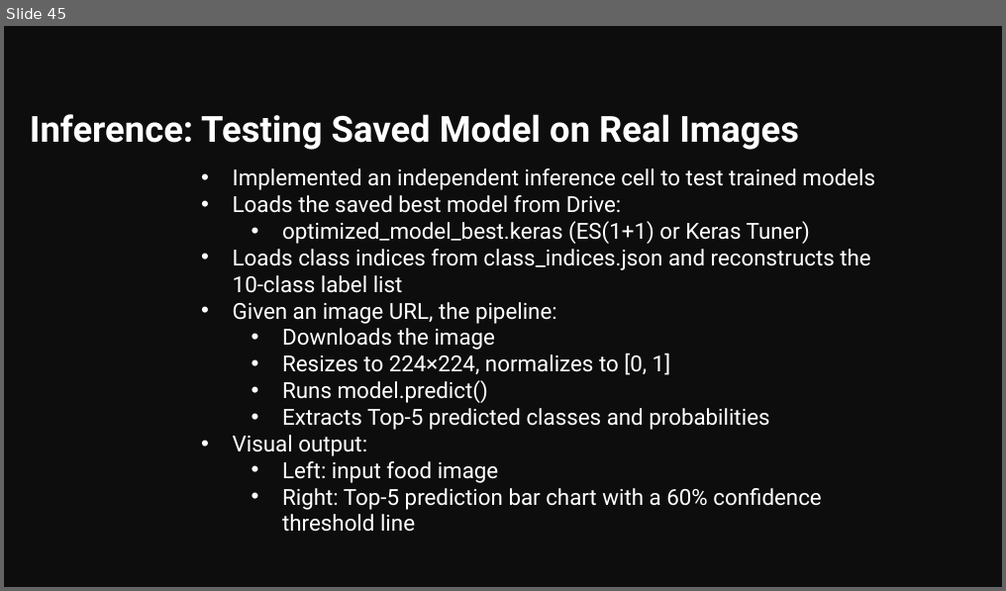
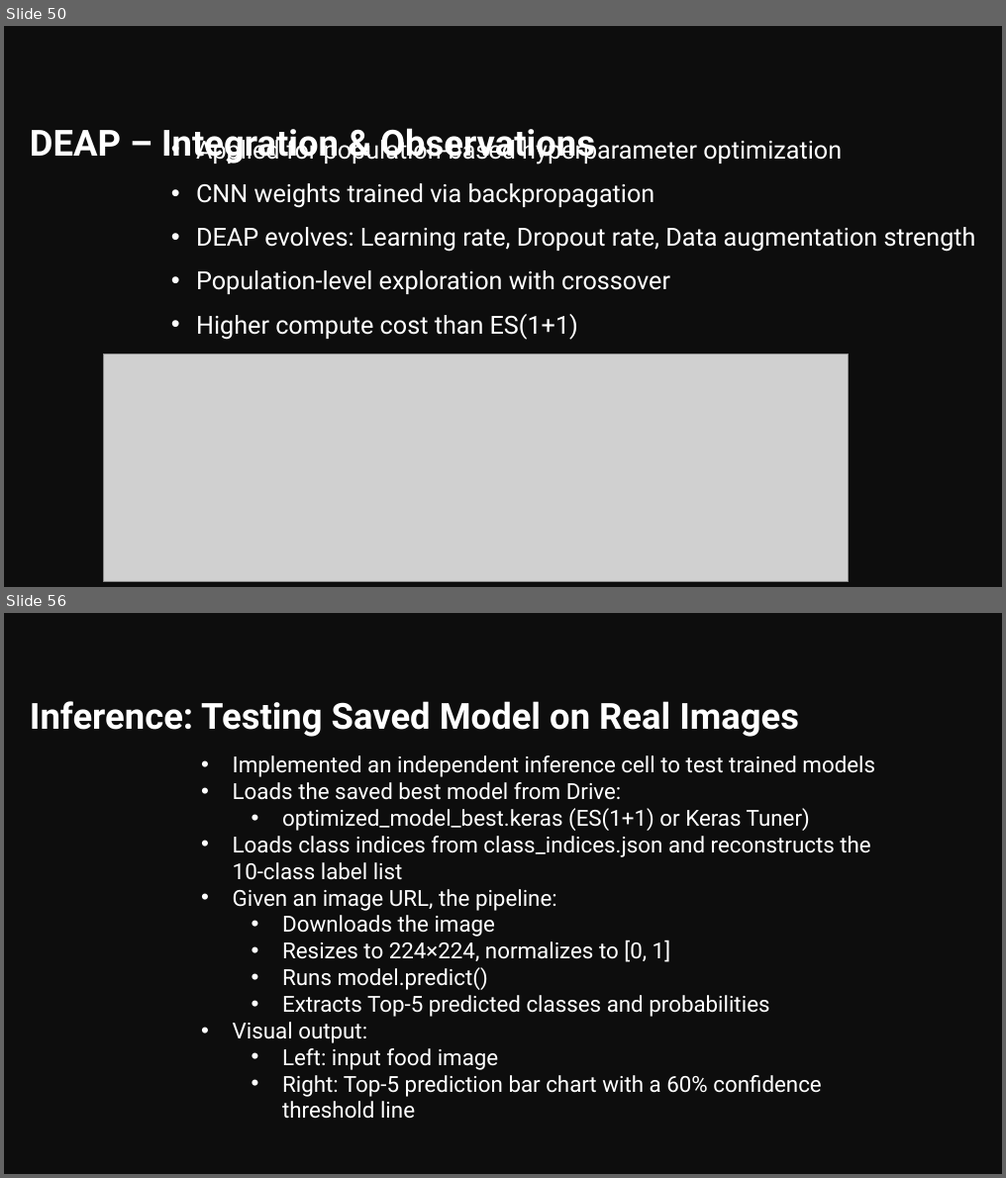
Before and after one commit to HAR5HA-7663/MCS-5993-Evolutionary-Computation-and-Deep-Learning, a slide deck: Term-project_Deep_Food_image_classifier/Deep Food Image Classifier [mid-update].pptx. Shown one above the other, each under a label of ours: slide 45 before the commit, slides 50 and 56 after it; the slides between them are not shown. The pictures are 1006x591 and 1006x1178 pixels, drawn with LibreOffice and Linux fonts; fonts in the diff are those of the drawing; grey boxes stand for pictures. Boxes give left, top, right and bottom in pixels: in the first picture for what was removed or moved away, otherwise in the second. Text is boxed around its words. In the diff, an @@ line names an element or a change of style, - is before the commit and + after.

Commit message:
Update Deep Food Image Classifier presentation with latest changes

```diff
--- a/Term-project_Deep_Food_image_classifier/Deep Food Image Classifier [mid-update].pptx
+++ b/Term-project_Deep_Food_image_classifier/Deep Food Image Classifier [mid-update].pptx
@@ slide 50 added at [4, 26, 1002, 587], background #0D0D0D @@
@@ title added at [30, 128, 595, 165], 26 pt, text #FFFFFF, bold @@
+DEAP – Integration & Observations
@@ subtitle added at [196, 136, 976, 384], 18 pt, text #FFFFFF @@
+• Applied for population-based hyperparameter optimization
+• CNN weights trained via backpropagation
+• DEAP evolves: Learning rate, Dropout rate, Data augmentation strength
+• Population-level exploration with crossover
+• Higher compute cost than ES(1+1)
+• Enables comparison with ES and CMA-ES
@@ picture added at [104, 355, 848, 581] @@
@@ what was slide 45 is now slide 56 @@
```
Also in this commit, not shown: 5 slides changed, 14 other slides added, 4 slides removed.
